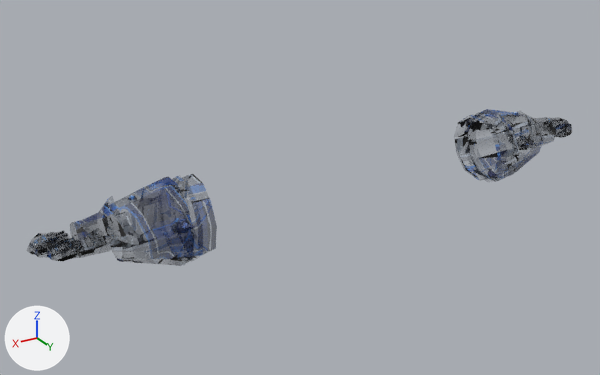
The glTF model assets/modeles/armures/porte/gantelets_saphir.glb as it was, and as the next commit left it.
Rendered twice from a camera (50 mm lens) standing at (1.284, 1.931, 2.383) and looking at (0.138, 0.022, 1.428). The axes (+X, +Y, +Z) are drawn at lower left. The lights are the same throughout. The picture after the commit comes second. Vertices at exactly the same position are counted once.

The scene before the commit, as lines of its bpy script (objects in view):
```python
me_gantelets_saphir = bpy.data.meshes.new('gantelets_saphir')
me_gantelets_saphir.from_pydata(...)  # 810 vertices, 1278 faces; spans x -0.93..0.93, y -0.03..0.23, z 1.33..1.56
# faces by material slot: [536, 420, 180, 112, 30]
me_gantelets_saphir.materials.append(mat_plaque_saphir)
me_gantelets_saphir.materials.append(mat_acier_saphir)
me_gantelets_saphir.materials.append(mat_serti_saphir)
me_gantelets_saphir.materials.append(mat_saphir)
me_gantelets_saphir.materials.append(mat_cristal_saphir)
ob_gantelets_saphir = bpy.data.objects.new('gantelets_saphir', me_gantelets_saphir)
ob_gantelets_saphir.location = (0.0, 0.0, 0.0)
```
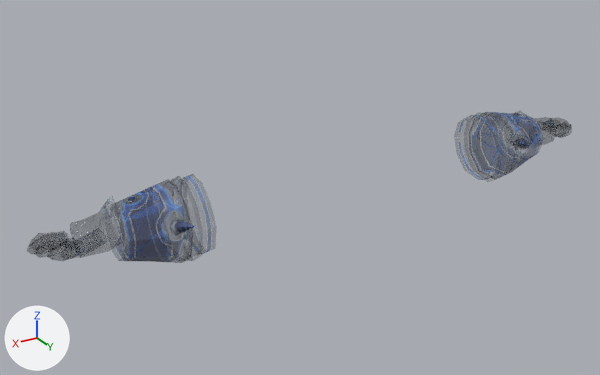
What differs and where, as boxes (x1, y1, x2, y2) in the pictures (600 x 375 px; the box of a moved part takes in the faces that stretch with it):
'gantelets_saphir', reshaped: before (29, 109, 572, 263); after (33, 111, 572, 262)
part 1 of me_gantelets_saphir, moved or reshaped: before (133, 176, 203, 263); after (133, 184, 188, 262)
part 2 of me_gantelets_saphir, surface changed: (36, 111, 572, 262) in both

The change, as a list of edits to the scene's bpy script:
```text
Change me_gantelets_saphir:
    used by ob_gantelets_saphir; location = (0.0, 0.0, 0.0)
    remove me_gantelets_saphir.from_pydata(...)  # 810 vertices, 1278 faces; spans x -0.93..0.93, y -0.03..0.23, z 1.33..1.56
    add me_gantelets_saphir.from_pydata(...)  # 810 vertices, 1278 faces; spans x -0.93..0.93, y -0.03..0.22, z 1.33..1.55
    me_gantelets_saphir part 1: 61 of 810 vertices moved; they spanned x 0.52..0.57, y -0.03..0.2, z 1.33..1.56 and now span x 0.52..0.57, y -0.03..0.19, z 1.33..1.55; mean shift (0.0, 0.0, 0.0); largest move (0.53, 0.11, 1.33) -> (0.53, 0.17, 1.38)
    me_gantelets_saphir part 2: 1214 kept faces spanning x -0.93..0.93, y -0.03..0.22, z 1.33..1.55 get new texture (UV) coordinates
    other edits to the shape of me_gantelets_saphir do not show in these pictures
```
